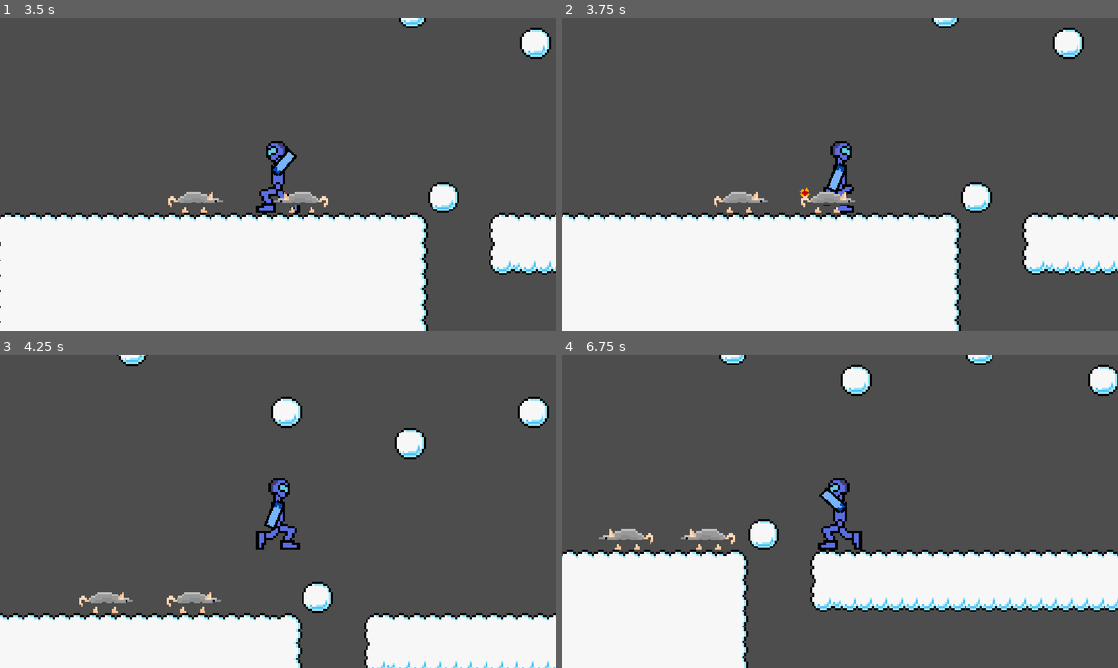
Above: before the commit, frames 1-4 (two rows, left to right).
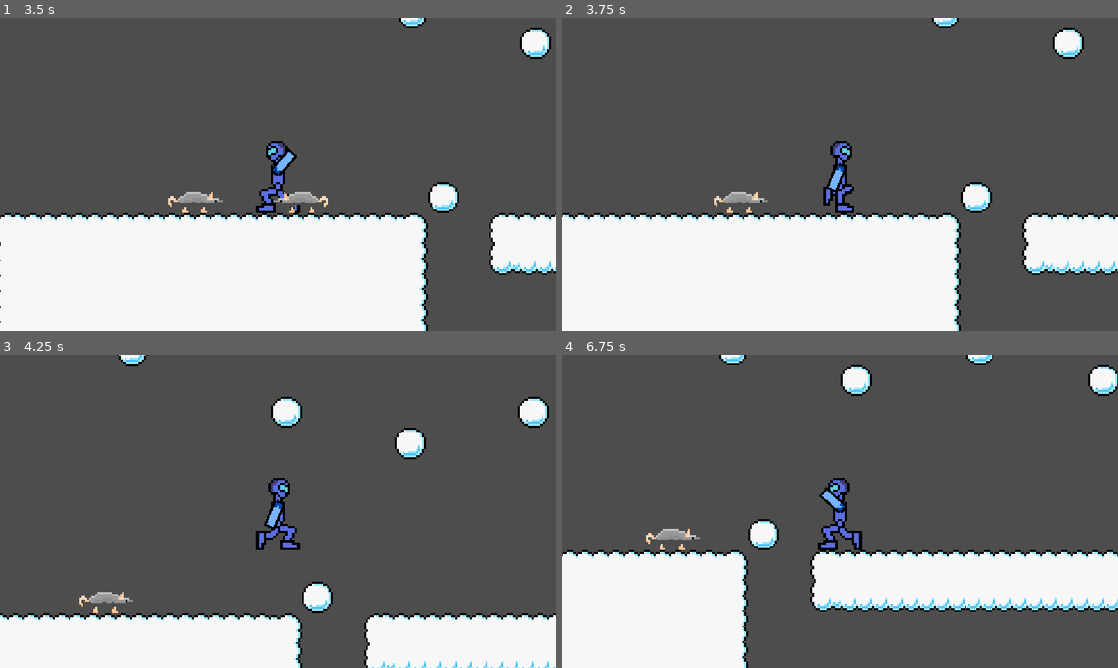
Above: after the commit, the same moments.

Repository: Milo-Griffiths/GameJam-Time
Game: Godot game, scene res://scenes/main.tscn
The game is run twice, just before and just after one commit, with the same random seed, the same clock (stepped at 60 frames per second) and the same inputs. The engine's default icon, where the game draws it, is replaced by a stand-in: a white triangle on a blue panel in a dark square.
Inputs (mouse positions are in pixels of both pictures, inside the frame that each line leads up to):
- Up to frame 1 (3.5 s): click "Play" at 0.5 s; move the mouse to (400, 158) at 1.27 s; hold Right (right) 1.28-2.78 s; click (400, 158) at 1.35 s; tap Up (up) at 1.52, 2.27 s; move the mouse to (166, 190) at 2.02 s; click (166, 190) at 2.1 s; move the mouse to (333, 105) at 2.77 s; hold A (left) from 2.78 s (still down); click (333, 105) at 2.85 s
- Up to frame 2 (3.75 s): move the mouse to (812, 237) at 3.52 s; release A (left) at 3.53 s; hold Right (right) from 3.53 s (still down); click (812, 237) at 3.6 s
- Up to frame 3 (4.25 s): keep holding Right (right); tap Up (up) at 3.77 s
- Up to frame 4 (6.75 s): move the mouse to (1006, 558) at 4.27 s; click (1006, 558) at 4.35 s; tap Up (up) at 4.52, 5.27 s; move the mouse to (673, 464) at 5.02 s; release Right (right) at 5.03 s; hold A (left) 5.03-5.78 s; click (673, 464) at 5.1 s; move the mouse to (867, 511) at 5.77 s; hold Right (right) 5.78-6.53 s; click (867, 511) at 5.85 s; move the mouse to (756, 433) at 6.52 s; hold A (left) from 6.53 s (still down); click (756, 433) at 6.6 s

Frame 1 is identical in both runs. In frame 2, 0.3% of the frame differs, in the area x 42-53%, y 54-63%; in frame 3, 0.3%; in frame 4, 0.7%, in the area x 6-32%, y 55-63%.

Commit message:
added objective funtion of shooting both rats to load level 2

Diff:
--- a/assets/scripts/rat.gd
+++ b/assets/scripts/rat.gd
@@ -12,20 +12,30 @@
 var path = "Level1"
 var dir = 1
 
+signal killed
+
+
 var wallray : RayCast2D
 var playerray : RayCast2D
 var sprite : AnimatedSprite2D
+var manager : Node2D
+var bulletdetection : ShapeCast2D
 
 func _ready() -> void:
 	wallray = $WallDetection
 	playerray = $Playerdetection
 	sprite = $AnimatedSprite2D
+	bulletdetection = $ShapeCast2D
 	if startbackwards:
 		flip()
 
 func _process(_delta: float) -> void:
 	if playerray.is_colliding():
 		print("ow")
+	if bulletdetection.is_colliding():
+		killed.emit()
+		queue_free()
+
 
 func _physics_process(delta: float) -> void:
 	#target player
@@ -54,6 +64,9 @@
 
 
 
+
+
+
 func flip():
 	dir = dir *-1
 	wallray.scale.x = wallray.scale.x * -1
@@ -61,3 +74,5 @@
 		sprite.flip_h = true
 	else:
 		sprite.flip_h = false
+func tell():
+	pass
--- a/scenes/Enemies/rat.tscn
+++ b/scenes/Enemies/rat.tscn
@@ -50,9 +50,12 @@
 "speed": 5.0
 }]
 
+[sub_resource type="CircleShape2D" id="CircleShape2D_pdxfl"]
+
 [node name="Rat" type="CharacterBody2D" unique_id=2127364585]
 scale = Vector2(4, 4)
 collision_layer = 4
+collision_mask = 9
 script = ExtResource("1_cmn6w")
 SPEED = 100.0
 target_distance = 200.0
@@ -74,3 +77,9 @@
 [node name="Playerdetection" type="RayCast2D" parent="." unique_id=773509831]
 target_position = Vector2(15, 0)
 collision_mask = 2
+
+[node name="ShapeCast2D" type="ShapeCast2D" parent="." unique_id=1446588431]
+position = Vector2(-7, 0)
+shape = SubResource("CircleShape2D_pdxfl")
+target_position = Vector2(16, 0)
+collision_mask = 8
--- a/scenes/bullet.tscn
+++ b/scenes/bullet.tscn
@@ -25,8 +25,9 @@
 shape = SubResource("CircleShape2D_0xm4b")
 
 [node name="ShapeCast2D" type="ShapeCast2D" parent="." unique_id=2015508383]
-shape = SubResource("RectangleShape2D_ca5m7")
-target_position = Vector2(26, 0)
+shape = SubResource("RectangleShape2D_qncy5")
+target_position = Vector2(15, 0)
+collision_mask = 13
 
 [connection signal="body_entered" from="." to="." method="_on_body_entered"]
 [connection signal="body_shape_entered" from="." to="." method="_on_body_shape_entered"]
--- a/scenes/levels/Level1.tscn
+++ b/scenes/levels/Level1.tscn
@@ -1,6 +1,7 @@
 [gd_scene format=4 uid="uid://487gph6c01xe"]
 
 [ext_resource type="Texture2D" uid="uid://ctsvowtyqnlse" path="res://assets/levels/Mega_Tileset_Pack.png" id="1_1pwbc"]
+[ext_resource type="Script" uid="uid://b8k1673xxvj4t" path="res://scripts/Level1Manager.gd" id="1_fh0io"]
 [ext_resource type="PackedScene" uid="uid://d2cqe4xbq701h" path="res://scenes/player.tscn" id="2_j08sa"]
 [ext_resource type="PackedScene" uid="uid://cepnbm7s71wqk" path="res://scenes/Enemies/rat.tscn" id="3_x4si1"]
 
@@ -6898,10 +6899,14 @@
 position = Vector2(242.99998, -11.999999)
 scale = Vector2(5, 5)
 
-[node name="SceneLoader" type="Node2D" parent="." unique_id=2142079014]
-
 [node name="Rat" parent="." unique_id=1896690996 instance=ExtResource("3_x4si1")]
 
 [node name="Rat2" parent="." unique_id=2127364585 instance=ExtResource("3_x4si1")]
 position = Vector2(465, -45)
 startbackwards = true
+
+[node name="SceneLoader" type="Node2D" parent="." unique_id=2142079014]
+script = ExtResource("1_fh0io")
+
+[connection signal="killed" from="Rat" to="SceneLoader" method="enemykilled"]
+[connection signal="killed" from="Rat2" to="SceneLoader" method="enemykilled"]
--- /dev/null
+++ b/scripts/Level1Manager.gd
@@ -0,0 +1,27 @@
+extends Node2D
+var enemieskilled : int = 0
+var level2 = preload("res://scenes/levels/Level2.tscn")
+var death = preload("res://scenes/Death/Death.tscn")
+
+# Called when the node enters the scene tree for the first time.
+func _ready() -> void:
+	pass
+
+# Called every frame. 'delta' is the elapsed time since the previous frame.
+func _process(delta: float) -> void:
+	pass
+
+func loadnextlevel():
+	get_tree().change_scene_to_packed(level2)
+
+func loaddeath():
+	get_tree().change_scene_to_packed(level2)
+
+func enemykilled():
+	enemieskilled += 1
+	if enemieskilled == 2:
+		loadnextlevel()
+
+
+func _on_rat_2_killed() -> void:
+	pass # Replace with function body.
Not shown: 1 places in scenes/bullet.tscn that only renumber resources
Not shown, added: scripts/Level1Manager.gd.uid
